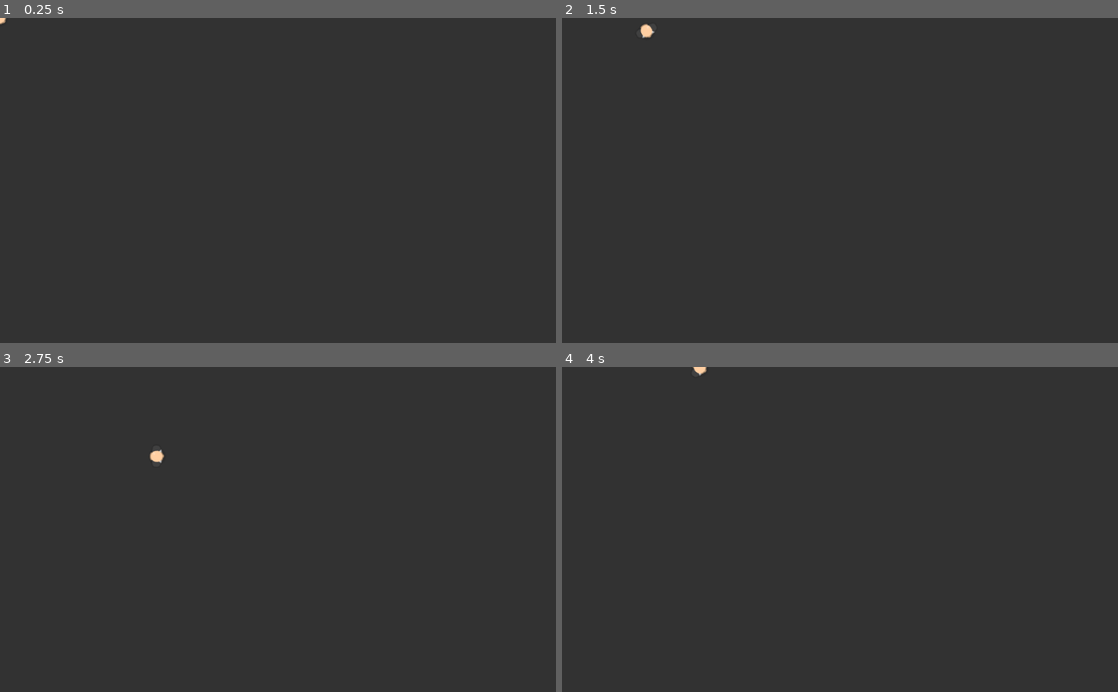
Above: before the commit, frames 1-4 (two rows, left to right).
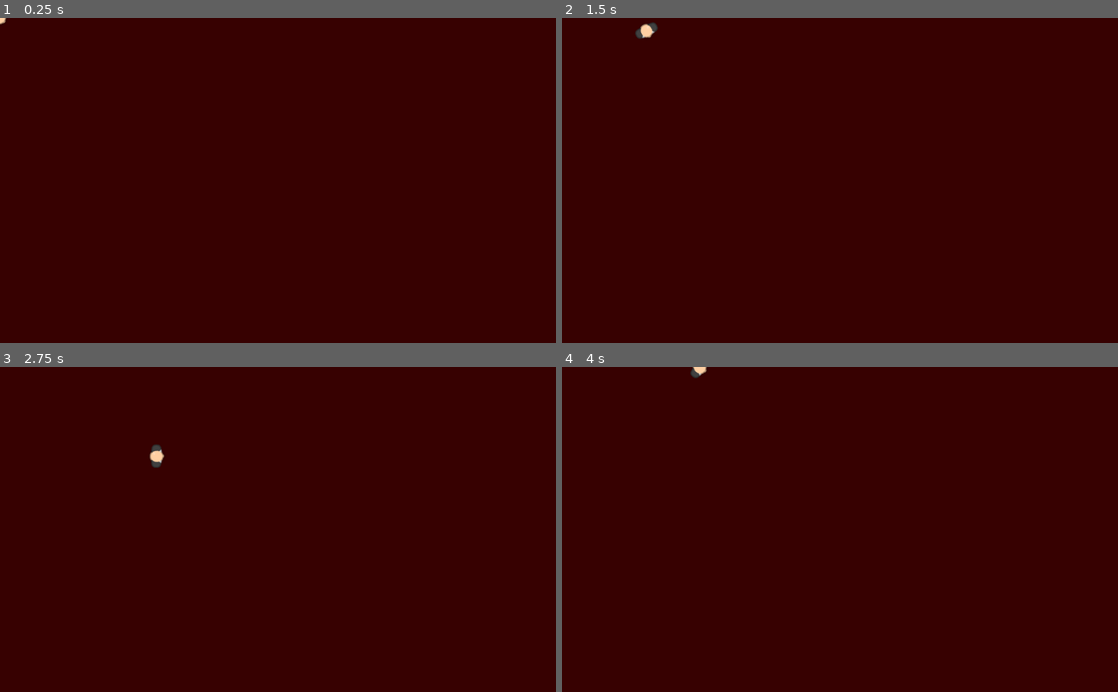
Above: after the commit, the same moments.

Repository: sandoche/Godot-learning-udemy
Game: Godot game, scene res://Characters/Player.tscn
Same seed, same stepped clock (60 frames per second), same inputs: the game is played once before the commit and once after it.
Inputs (mouse positions are in pixels of both pictures, inside the frame that each line leads up to):
- Up to frame 1 (0.25 s): no input
- Up to frame 2 (1.5 s): tap Enter at 0.5 s; move the mouse to (962, 164) at 0.52 s; hold D (move_right) 0.53-1.28 s; move the mouse to (728, 196) at 1.27 s; hold S (move_down) from 1.28 s (still down)
- Up to frame 3 (2.75 s): move the mouse to (333, 458) at 2.02 s; release S (move_down) at 2.03 s; hold D (move_right) from 2.03 s (still down)
- Up to frame 4 (4 s): move the mouse to (812, 594) at 2.77 s; release D (move_right) at 2.78 s; hold Z (move_up) 2.78-3.53 s; move the mouse to (1006, 578) at 3.52 s; hold Q (move_left) from 3.53 s (still down)

The runs differ from the first frame. In frame 1, 100% of the frame differs, in the area x 0-100%, y 0-100%; in frame 2, 100%; in frame 3, 100%; in frame 4, 100%.

Commit message:
:sparkles: Adding icons

Diff:
--- a/HeistMeisters/Levels/TemplateLevel.tscn
+++ b/HeistMeisters/Levels/TemplateLevel.tscn
@@ -8,4 +8,4 @@
 tile_set = ExtResource( 1 )
 cell_size = Vector2( 128, 128 )
 format = 1
-tile_data = PoolIntArray( 0, 4, 7, 1, 4, 196612, 2, 4, 19661 …(304 unchanged characters)…  196613, 131076, 4, 196613, 131077, 4, 131073, 131078, 4, 131077, 131081, 4, 131076, 131082, 4, 131077, 196608, 4, 131076, 196609, 4, 131077, 196613, 4, 131076, 196614, 4, 131077, 196617, 4, 131076, 196618, 4, 131077, 262144, 4, 131076, 262145, 4, 196608, 262146, 4, 196612, 262147, 4, 196612, 262148, 4, 196612, 262149, 4, 196609, 262150, 4, 196610, 262151, 4, 2, 262152, 4, 2, 262153, 4, …(158 unchanged characters)…
+tile_data = PoolIntArray( 0, 4, 7, 1, 4, 196612, 2, 4, 19661 …(304 unchanged characters)…  196613, 131076, 4, 196613, 131077, 4, 196613, 131078, 4, 65544, 131079, 5, 0, 131080, 5, 0, 131081, 4, 131076, 131082, 4, 131077, 196608, 4, 131076, 196609, 4, 131077, 196610, 5, 0, 196611, 5, 0, 196612, 5, 0, 196613, 5, 0, 196614, 5, 0, 196615, 5, 0, 196616, 5, 0, 196617, 4, 131076, 196618, 4, 131077, 262144, 4, 131076, 262145, 4, 196608, 262146, 4, 196612, 262147, 4, 196612, 262148, 4, 196612, 262149, 4, 196612, 262150, 4, 262149, 262151, 4, 2, 262152, 4, 2, 262153, 4, …(158 unchanged characters)…
--- a/HeistMeisters/Tiles/Tiles.tres
+++ b/HeistMeisters/Tiles/Tiles.tres
@@ -94,7 +94,7 @@
 4/tile_mode = 1
 4/autotile/bitmask_mode = 1
 4/autotile/bitmask_flags = [ Vector2( 0, 0 ), 176, Vector2( 0, 1 ), 50, Vector2( 0, 2 ), 255, Vector2( 0, 3 ), 507, Vec …(1014 unchanged characters)…
-4/autotile/icon_coordinate = Vector2( 0, 0 )
+4/autotile/icon_coordinate = Vector2( 8, 2 )
 4/autotile/tile_size = Vector2( 128, 128 )
 4/autotile/spacing = 0
 4/autotile/occluder_map = [  ]
@@ -109,3 +109,26 @@
 4/shape_one_way_margin = 0.0
 4/shapes = [  ]
 4/z_index = 0
+5/name = "FLOOR"
+5/texture = ExtResource( 1 )
+5/tex_offset = Vector2( 0, 0 )
+5/modulate = Color( 1, 1, 1, 1 )
+5/region = Rect2( 1792, 384, 768, 128 )
+5/tile_mode = 1
+5/autotile/bitmask_mode = 0
+5/autotile/bitmask_flags = [ Vector2( 0, 0 ), 325, Vector2( 2, 0 ), 325, Vector2( 4, 0 ), 325 ]
+5/autotile/icon_coordinate = Vector2( 0, 0 )
+5/autotile/tile_size = Vector2( 128, 128 )
+5/autotile/spacing = 0
+5/autotile/occluder_map = [  ]
+5/autotile/navpoly_map = [  ]
+5/autotile/priority_map = [ Vector3( 0, 0, 2 ) ]
+5/autotile/z_index_map = [  ]
+5/occluder_offset = Vector2( 0, 0 )
+5/navigation_offset = Vector2( 0, 0 )
+5/shape_offset = Vector2( 0, 0 )
+5/shape_transform = Transform2D( 1, 0, 0, 1, 0, 0 )
+5/shape_one_way = false
+5/shape_one_way_margin = 0.0
+5/shapes = [  ]
+5/z_index = 0
--- a/HeistMeisters/project.godot
+++ b/HeistMeisters/project.godot
@@ -51,5 +51,5 @@
 
 [rendering]
 
-environment/default_clear_color=Color( 0.2, 0.2, 0.2, 1 )
+environment/default_clear_color=Color( 0.219608, 0.00784314, 0.00784314, 1 )
 environment/default_environment="res://default_env.tres"
